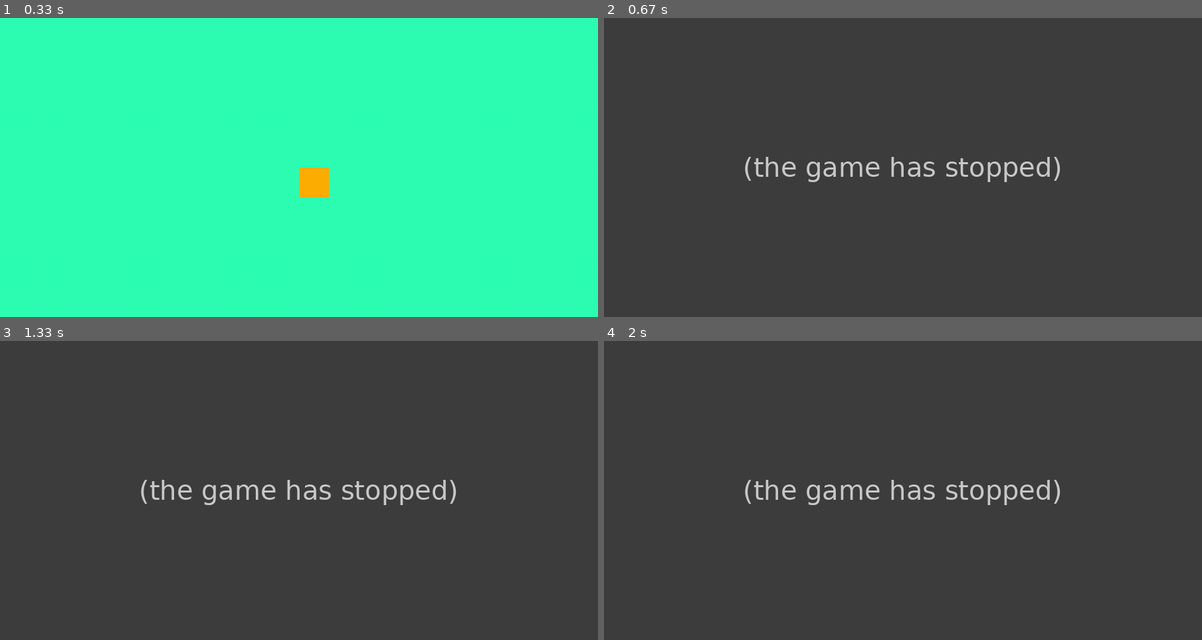
Above: before the commit, frames 1-4 (two rows, left to right).
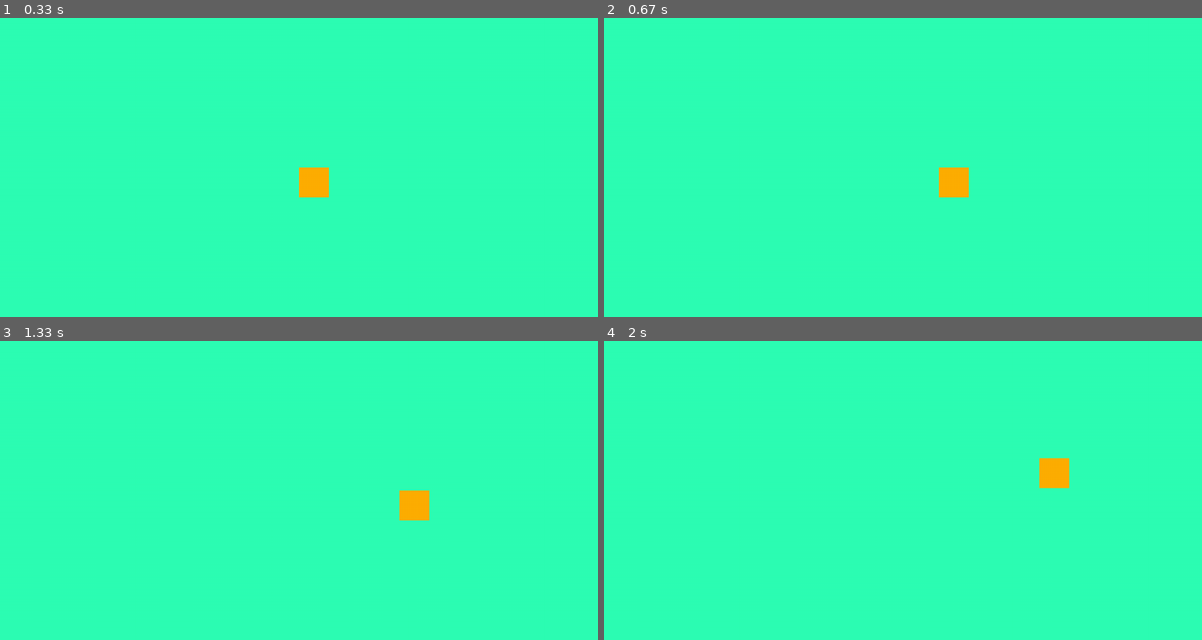
Above: after the commit, the same moments.

Repository: emmerdroid/Python
Game: pygame game, started from GameTest.py
Same seed, same stepped clock (60 frames per second), same inputs: the game is played once before the commit and once after it.
Inputs:
- Up to frame 1 (0.33 s): no input
- Up to frame 2 (0.67 s): hold Space from 0.33 s (still down); hold Right from 0.33 s (still down)
- Up to frame 3 (1.33 s): release Space at 0.8 s; release Right at 0.8 s; hold Right 0.83-1.3 s
- Up to frame 4 (2 s): hold Up 1.33-1.63 s; hold Right from 1.67 s (still down)

Frame 1 is identical in both runs. In frame 2, 100% of the frame differs, in the area x 0-100%, y 0-100%; in frame 3, 100%; in frame 4, 100%.
Error before the commit: NameError: name 'bulletX' is not defined (GameTest.py line 32); the game stopped at 0.33 s (later frames are placeholders)

Commit message:
Update GameTest.py
changing around with drawing and creating the bullet

Diff:
--- a/GameTest.py
+++ b/GameTest.py
@@ -25,15 +25,7 @@
 
 #bullet set up
 class Bullet():
-    bulletX = playerX + 25
-    bulletY = playerY
-
-    def __init__(self) -> None:
-        pygame.draw.circle(screen, (180, 50, 20), (bulletX,bulletY), 10)
-
-    def update(self):
-        self.bulletY += 5
-        pass
+    pass
 
 #clock set up for each frame
 clock = pygame.time.Clock()
@@ -52,9 +44,7 @@
     if pressed[pygame.K_RIGHT]: playerX += 3
     if pressed[pygame.K_LEFT]: playerX -= 3
     if pressed[pygame.K_SPACE]:
-        Bullet.__init__(Bullet)
-        Bullet.update(Bullet)
-
+       pass
 
     pygame.draw.rect(screen,color, pygame.Rect(playerX, playerY, 50, 50))
     pygame.display.flip()
